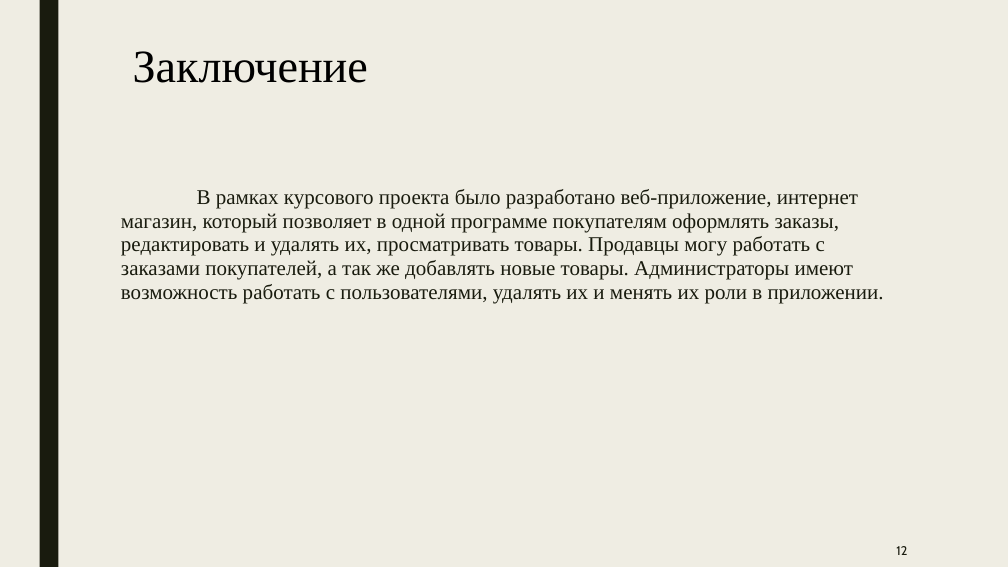
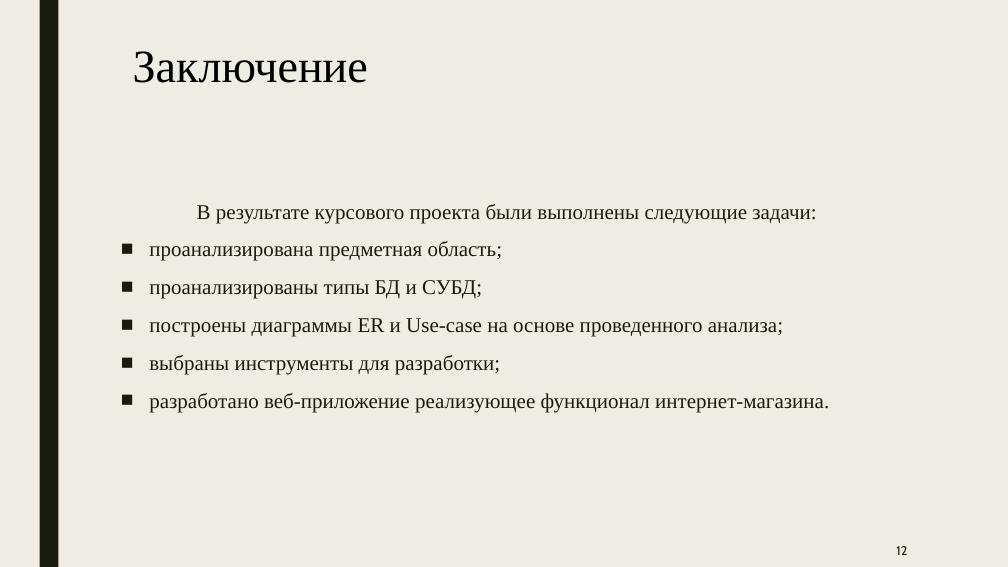
Before and after one commit to Danon12n/Danon12n, a slide deck: slide 12 of otchet LaTeX/финалочка/Prezentacia_Nechitaylo_IU7-66B (1).pptx. Drawn at 1008x567 pixels with LibreOffice and Linux fonts; fonts in the diff are those of the drawing. Boxes give left, top, right and bottom in pixels: in the first picture for what was removed or moved away, otherwise in the second. Text is boxed around its words. In the diff, an @@ line names an element or a change of style, - is before the commit and + after.

```diff
--- a/otchet LaTeX/финалочка/Prezentacia_Nechitaylo_IU7-66B (1).pptx
+++ b/otchet LaTeX/финалочка/Prezentacia_Nechitaylo_IU7-66B (1).pptx
@@ text at <box>149,204,829,412</box>: text changed @@
-В рамках курсового проекта было разработано веб-приложение, интернет магазин, который позволяет в одной программе покупателям оформлять заказы, редактировать и удалять их, просматривать товары. Продавцы могу работать с заказами покупателей, а так же добавлять новые товары. Администраторы имеют возможность работать с пользователями, удалять их и менять их роли в приложении.
+В результате курсового проекта были выполнены следующие задачи:
+■ проанализирована предметная область;
+■ проанализированы типы БД и СУБД;
+■ построены диаграммы ER и Use-case на основе проведенного анализа;
+■ выбраны инструменты для разработки;
+■ разработано веб-приложение реализующее функционал интернет-магазина.
```
Also in this commit, not shown: 3 other slides changed, 1 other file.
